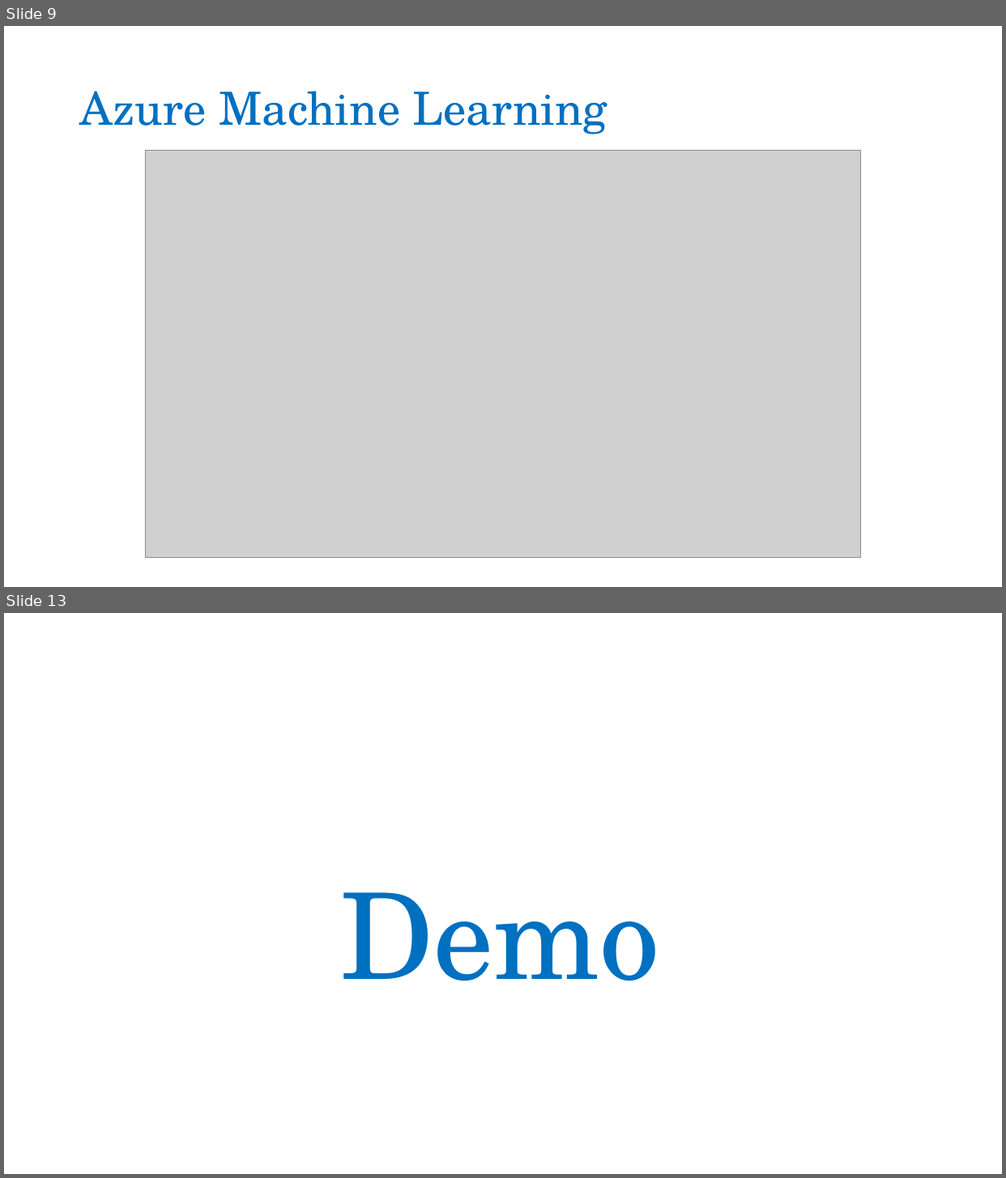
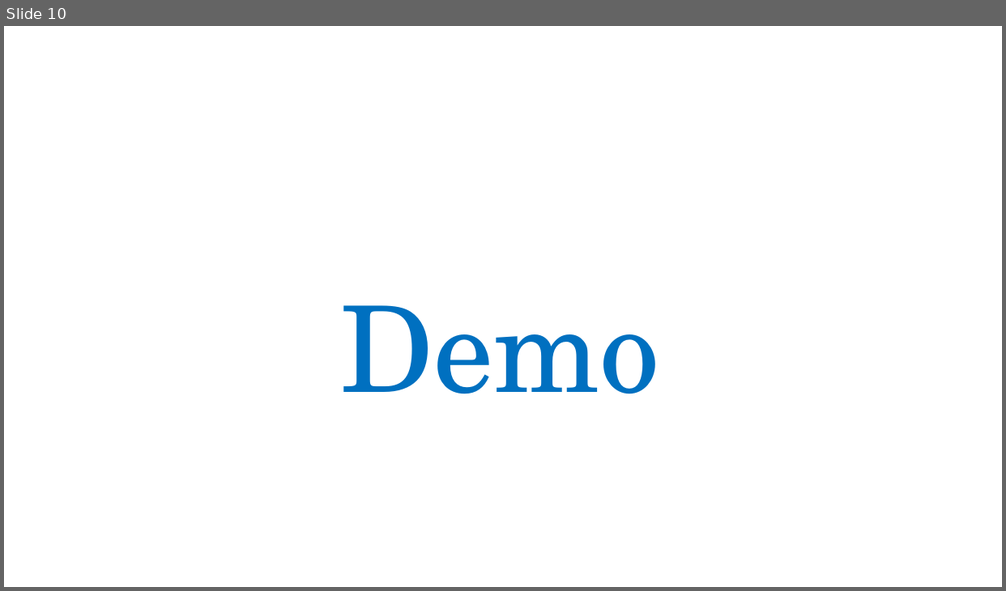
Before and after one commit to gdoshi88/Fertility-ML-Project, a slide deck: Male Fertility Test PowerPoint.pptx. Shown one above the other, each under a label of ours: slides 9 and 13 before the commit, slide 10 after it; the slides between them are not shown. The pictures are 1006x1178 and 1006x591 pixels, drawn with LibreOffice and Linux fonts; fonts in the diff are those of the drawing; grey boxes stand for pictures; background and template pictures are left out. Boxes give left, top, right and bottom in pixels: in the first picture for what was removed or moved away, otherwise in the second. Text is boxed around its words. In the diff, an @@ line names an element or a change of style, - is before the commit and + after.

```diff
--- a/Male Fertility Test PowerPoint.pptx
+++ b/Male Fertility Test PowerPoint.pptx
@@ slide 9 removed at (4, 26, 1002, 587), background picture (left out) @@
@@ title removed at (80, 91, 607, 135) @@
-Azure Machine Learning
@@ picture removed at (146, 150, 860, 557) @@
@@ what was slide 13 is now slide 10 @@
```
Also in this commit, not shown: 2 slides changed, 2 other slides removed, 1 other file.
